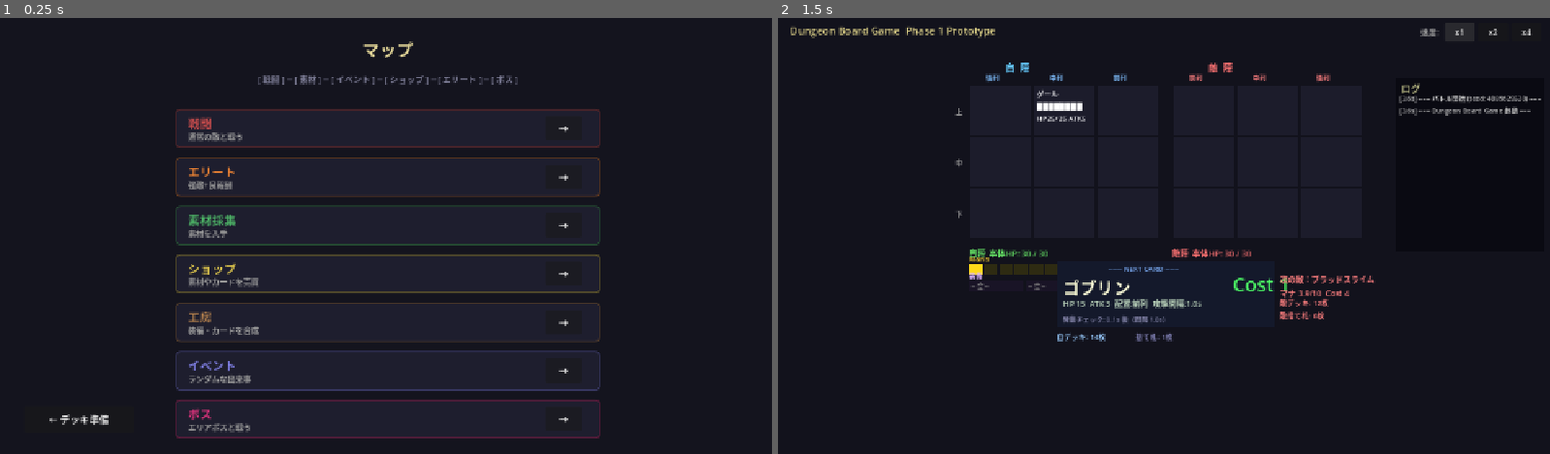
Above: before the commit, frames 1-2 (left to right).
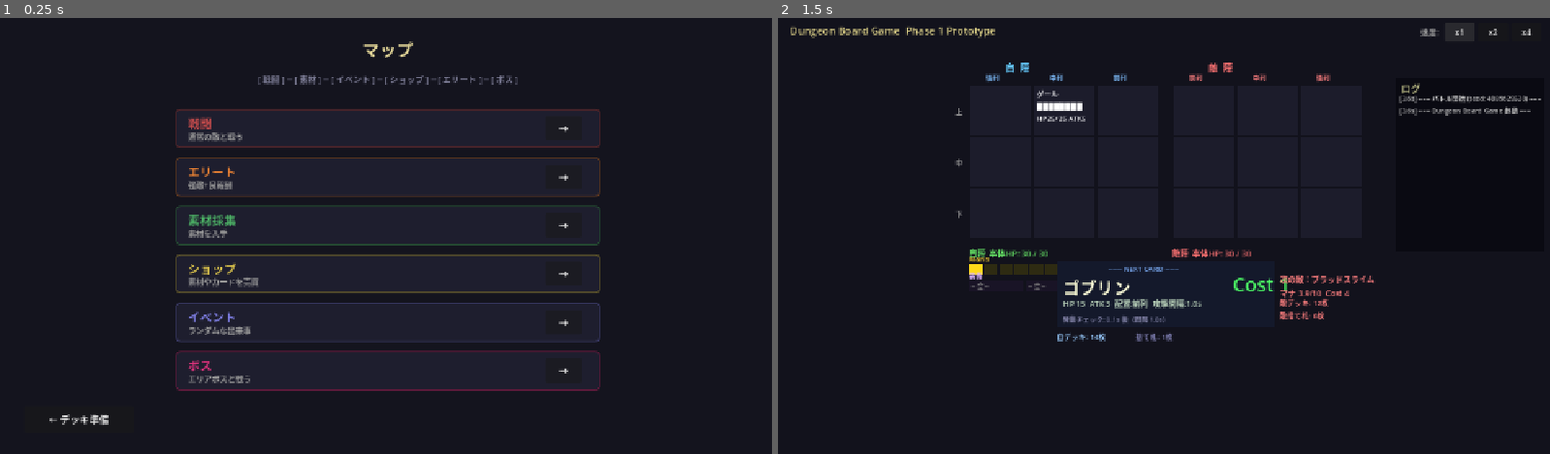
Above: after the commit, the same moments.

Repository: kazumak334-create/dungeon-board-game
Game: Godot game, scene res://scenes/MapSelect.tscn
Same seed, same stepped clock (60 frames per second), same inputs: the game is played once before the commit and once after it. This scene is started directly instead of the project's main scene.
Inputs:
- Up to frame 1 (0.25 s): no input
- Up to frame 2 (1.5 s): click "→" at 0.5 s; click "x1" at 1.25 s

The runs differ from the first frame. In frame 1, 1.5% of the frame differs, in the area x 22-78%, y 65-97%; in frame 2, nothing differs.

Commit message:
feat: 18ユニットにskills追加、MapSelectから工房削除、合成場所を持ち物タブに変更
- cards.json: skills:[]の18ユニット全てにスキル定義を追加（既存effect_idのみ使用）
- MapSelect.gd: 工房ノードをリストと_go_to_nodeから除去
- CLAUDE.md: マップノード種別から工房を削除、合成場所を全て持ち物タブに変更

Co-Authored-By: Claude Sonnet 4.6 <noreply@anthropic.com>

Diff:
--- a/data/cards.json
+++ b/data/cards.json
@@ -1941,7 +1941,10 @@
 			"race": "アンデッド",
 			"range": "1行",
 			"sfx": "",
-			"skills": [],
+			"skills": [
+				{"trigger": "always", "target": "random_front_ally", "effect_id": "buff_apply", "params": {"buff": "atk_buff", "stacks": 2}},
+				{"trigger": "on_hit", "target": "self", "effect_id": "atk_permanent", "params": {"amount": 1}}
+			],
 			"texture": ""
 		},
 		"ワイト": {
@@ -1954,7 +1957,10 @@
 			"race": "アンデッド",
 			"range": "1行",
 			"sfx": "",
-			"skills": [],
+			"skills": [
+				{"trigger": "on_hit", "target": "front_one", "effect_id": "debuff_apply", "params": {"status": "freeze", "stacks": 3}},
+				{"trigger": "always", "target": "same_row", "effect_id": "debuff_spread", "params": {}}
+			],
 			"texture": ""
 		},
 		"シャドウ": {
@@ -1967,7 +1973,10 @@
 			"race": "アンデッド",
 			"range": "1行",
 			"sfx": "",
-			"skills": [],
+			"skills": [
+				{"trigger": "always", "target": "adjacent", "effect_id": "buff_apply", "params": {"buff": "armor", "stacks": 1}},
+				{"trigger": "on_summon", "target": "self", "effect_id": "skill_flag", "params": {"flag": "penetrate"}}
+			],
 			"texture": ""
 		},
 		"デュラハン": {
@@ -1980,7 +1989,10 @@
 			"race": "アンデッド",
 			"range": "上下含む3行",
 			"sfx": "",
-			"skills": [],
+			"skills": [
+				{"trigger": "always", "target": "same_row", "effect_id": "buff_apply", "params": {"buff": "atk_buff", "stacks": 2}},
+				{"trigger": "timer", "target": "self", "effect_id": "draw", "params": {"count": 1, "interval": 15.0}}
+			],
 			"texture": ""
 		},
 		"デスナイト": {
@@ -1993,7 +2005,12 @@
 			"race": "アンデッド",
 			"range": "上下含む3行",
 			"sfx": "",
-			"skills": [],
+			"skills": [
+				{"trigger": "always", "target": "all_allies", "effect_id": "skill_flag", "params": {"flag": "revive"}},
+				{"trigger": "on_hit", "target": "front_one", "effect_id": "debuff_apply", "params": {"status": "freeze", "stacks": 3}},
+				{"trigger": "on_hit", "target": "front_one", "effect_id": "debuff_apply", "params": {"status": "poison", "stacks": 2}},
+				{"trigger": "on_kill", "target": "all_enemies", "effect_id": "debuff_apply", "params": {"status": "poison", "stacks": 3}}
+			],
 			"texture": ""
 		},
 		"コカトリス": {
@@ -2006,7 +2023,10 @@
 			"race": "獣",
 			"range": "上含む2行",
 			"sfx": "",
-			"skills": [],
+			"skills": [
+				{"trigger": "on_hit", "target": "front_one", "effect_id": "debuff_apply", "params": {"status": "paralysis", "stacks": 2}},
+				{"trigger": "timer", "target": "same_row", "effect_id": "debuff_apply", "params": {"status": "paralysis", "stacks": 1, "interval": 10.0}}
+			],
 			"texture": ""
 		},
 		"ケットシー": {
@@ -2019,7 +2039,10 @@
 			"race": "獣",
 			"range": "1行",
 			"sfx": "",
-			"skills": [],
+			"skills": [
+				{"trigger": "always", "target": "adjacent", "effect_id": "buff_apply", "params": {"buff": "spd_buff", "stacks": 2}},
+				{"trigger": "timer", "target": "self_deck", "effect_id": "summon_low_cost", "params": {"interval": 10.0}}
+			],
 			"texture": ""
 		},
 		"マンティコア": {
@@ -2032,7 +2055,11 @@
 			"race": "獣",
 			"range": "下含む2行",
 			"sfx": "",
-			"skills": [],
+			"skills": [
+				{"trigger": "on_hit", "target": "front_one", "effect_id": "debuff_apply", "params": {"status": "poison", "stacks": 2}},
+				{"trigger": "on_summon", "target": "self", "effect_id": "skill_flag", "params": {"flag": "penetrate"}},
+				{"trigger": "always", "target": "same_row", "effect_id": "debuff_spread", "params": {}}
+			],
 			"texture": ""
 		},
 		"キリン": {
@@ -2045,7 +2072,11 @@
 			"race": "獣",
 			"range": "1行",
 			"sfx": "",
-			"skills": [],
+			"skills": [
+				{"trigger": "always", "target": "all_allies", "effect_id": "buff_apply", "params": {"buff": "atk_buff", "stacks": 1}},
+				{"trigger": "on_summon", "target": "all_allies", "effect_id": "heal", "params": {"factor": 0.15}},
+				{"trigger": "timer", "target": "all_allies", "effect_id": "buff_apply", "params": {"buff": "regen", "stacks": 1, "interval": 20.0}}
+			],
 			"texture": ""
 		},
 		"ビャッコ": {
@@ -2058,7 +2089,10 @@
 			"race": "獣",
 			"range": "上下含む3行",
 			"sfx": "",
-			"skills": [],
+			"skills": [
+				{"trigger": "always", "target": "same_col_ally", "effect_id": "buff_apply", "params": {"buff": "atk_buff", "stacks": 2}},
+				{"trigger": "always", "target": "same_col_ally", "effect_id": "buff_apply", "params": {"buff": "spd_buff", "stacks": 2}}
+			],
 			"texture": ""
 		},
 		"グリフォン": {
@@ -2071,7 +2105,11 @@
 			"race": "獣",
 			"range": "上下含む3行",
 			"sfx": "",
-			"skills": [],
+			"skills": [
+				{"trigger": "on_summon", "target": "self", "effect_id": "skill_flag", "params": {"flag": "flying"}},
+				{"trigger": "on_summon", "target": "self", "effect_id": "skill_flag", "params": {"flag": "support_attack"}},
+				{"trigger": "timer", "target": "all_allies", "effect_id": "buff_apply", "params": {"buff": "atk_buff", "stacks": 2, "interval": 25.0}}
+			],
 			"texture": ""
 		},
 		"フェンリル": {
@@ -2084,7 +2122,11 @@
 			"race": "獣",
 			"range": "上下含む3行",
 			"sfx": "",
-			"skills": [],
+			"skills": [
+				{"trigger": "on_summon", "target": "all_enemies", "effect_id": "debuff_apply", "params": {"status": "burn", "stacks": 5}},
+				{"trigger": "always", "target": "all_allies", "effect_id": "buff_apply", "params": {"buff": "spd_buff", "stacks": 3}},
+				{"trigger": "on_hit", "target": "front_one", "effect_id": "debuff_apply", "params": {"status": "burn", "stacks": 3}}
+			],
 			"texture": ""
 		},
 		"ソウルイーター": {
@@ -2097,7 +2139,11 @@
 			"race": "アンデッド",
 			"range": "1行",
 			"sfx": "",
-			"skills": [],
+			"skills": [
+				{"trigger": "on_hit", "target": "front_one", "effect_id": "steal_buffs", "params": {"factor": 1.5}},
+				{"trigger": "on_kill", "target": "self", "effect_id": "atk_permanent", "params": {"amount": 3}},
+				{"trigger": "on_kill", "target": "self", "effect_id": "heal", "params": {"factor": 0.30}}
+			],
 			"texture": ""
 		},
 		"リッチキング": {
@@ -2110,7 +2156,12 @@
 			"race": "アンデッド",
 			"range": "上下含む3行",
 			"sfx": "",
-			"skills": [],
+			"skills": [
+				{"trigger": "on_summon", "target": "self", "effect_id": "skill_flag", "params": {"flag": "sniper"}},
+				{"trigger": "on_hit", "target": "front_one", "effect_id": "debuff_apply", "params": {"status": "poison", "stacks": 3}},
+				{"trigger": "timer", "target": "enemy_deck", "effect_id": "inject_status", "params": {"card_id": "毒カード", "interval": 12.0}},
+				{"trigger": "on_death", "target": "all_enemies", "effect_id": "debuff_apply", "params": {"status": "poison", "stacks": 5}}
+			],
 			"texture": ""
 		},
 		"ストームホーク": {
@@ -2123,7 +2174,11 @@
 			"race": "獣",
 			"range": "1行",
 			"sfx": "",
-			"skills": [],
+			"skills": [
+				{"trigger": "on_summon", "target": "self", "effect_id": "skill_flag", "params": {"flag": "flying"}},
+				{"trigger": "on_hit", "target": "front_one", "effect_id": "critical", "params": {"first_only": true, "factor": 2.0}},
+				{"trigger": "always", "target": "same_col_ally", "effect_id": "buff_apply", "params": {"buff": "spd_buff", "stacks": 2}}
+			],
 			"texture": ""
 		},
 		"フェンリスウルフ": {
@@ -2136,7 +2191,12 @@
 			"race": "獣",
 			"range": "1行",
 			"sfx": "",
-			"skills": [],
+			"skills": [
+				{"trigger": "on_summon", "target": "self", "effect_id": "skill_flag", "params": {"flag": "big_penetrate"}},
+				{"trigger": "on_summon", "target": "self", "effect_id": "skill_flag", "params": {"flag": "impact"}},
+				{"trigger": "on_hit", "target": "front_one", "effect_id": "debuff_apply", "params": {"status": "burn", "stacks": 4}},
+				{"trigger": "timer", "target": "self", "effect_id": "buff_apply", "params": {"buff": "atk_buff", "stacks": 3, "interval": 5.0}}
+			],
 			"texture": ""
 		},
 		"ゾンビの手": {
@@ -2149,7 +2209,10 @@
 			"race": "アンデッド",
 			"range": "1行",
 			"sfx": "",
-			"skills": [],
+			"skills": [
+				{"trigger": "on_death", "target": "self", "effect_id": "mana_boost", "params": {"amount": 1}},
+				{"trigger": "always", "target": "self", "effect_id": "skill_flag", "params": {"flag": "self_revive", "hp": 3, "delay": 3.0}}
+			],
 			"texture": ""
 		},
 		"ホブゴブリン": {
@@ -2162,7 +2225,10 @@
 			"race": "獣",
 			"range": "1行",
 			"sfx": "",
-			"skills": [],
+			"skills": [
+				{"trigger": "on_summon", "target": "random_front_ally", "effect_id": "buff_apply", "params": {"buff": "atk_buff", "stacks": 2}},
+				{"trigger": "on_kill", "target": "self", "effect_id": "atk_permanent", "params": {"amount": 2}}
+			],
 			"texture": ""
 		}
 	}
--- a/scripts/MapSelect.gd
+++ b/scripts/MapSelect.gd
@@ -27,7 +27,6 @@
 		{"text": "エリート", "scene": "battle_elite", "color": Color(0.9, 0.5, 0.2), "desc": "強敵+良報酬"},
 		{"text": "素材採集", "scene": "gather", "color": Color(0.3, 0.7, 0.4), "desc": "素材を入手"},
 		{"text": "ショップ", "scene": "shop", "color": Color(0.9, 0.8, 0.3), "desc": "素材やカードを売買"},
-		{"text": "工房", "scene": "workshop", "color": Color(0.7, 0.5, 0.3), "desc": "装備・カードを合成"},
 		{"text": "イベント", "scene": "event", "color": Color(0.5, 0.5, 0.9), "desc": "ランダムな出来事"},
 		{"text": "ボス", "scene": "battle_boss", "color": Color(0.9, 0.2, 0.5), "desc": "エリアボスと戦う"},
 	]
@@ -82,7 +81,5 @@
 		"battle_boss":
 			GameSession.battle_type = "boss"
 			SceneManager.go_to(SceneManager.BATTLE)
-		"workshop":
-			SceneManager.go_to(SceneManager.WORKSHOP)
 		_:
 			SceneManager.go_to(scene_id)
Not shown, changed: CLAUDE.md
